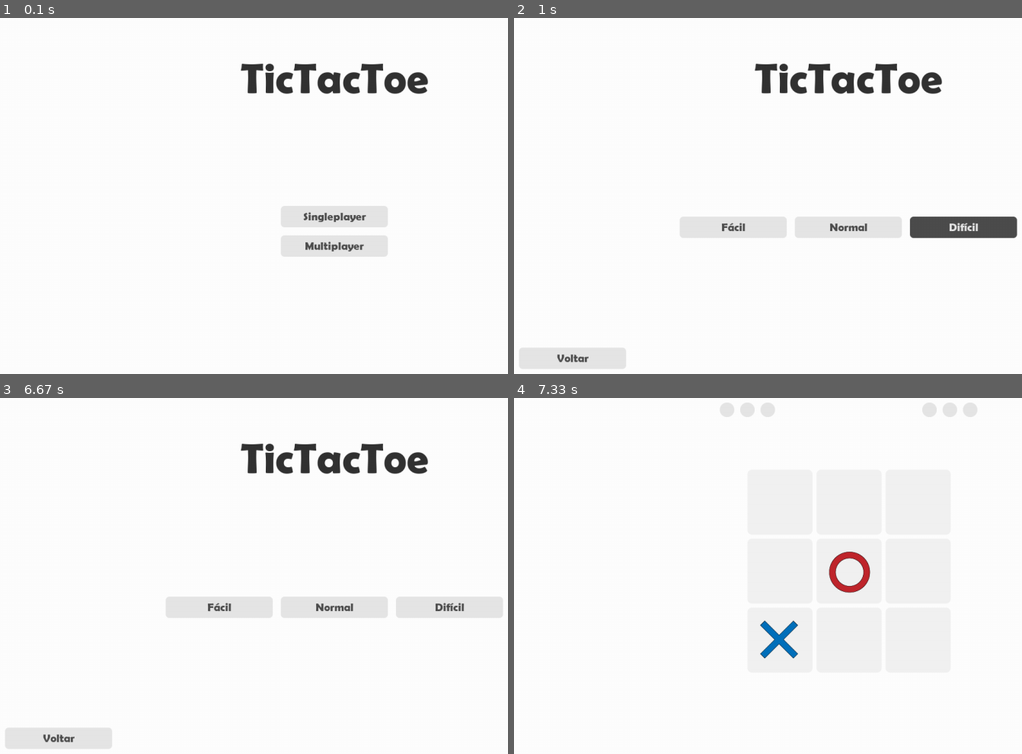
Above: before the commit, frames 1-4 (two rows, left to right).
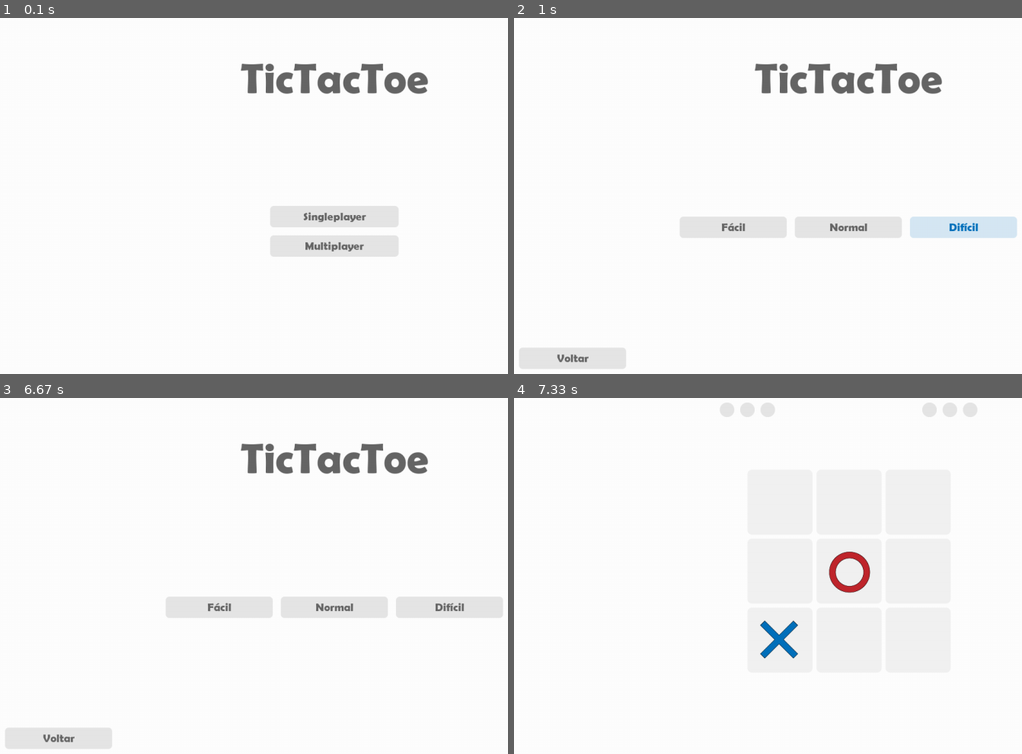
Above: after the commit, the same moments.

Repository: Cataratas/Pygames
Game: pygame game, started from TicTacToe.pyw
Two runs of this game, one before a commit and one after it. Both use one fixed random seed, a clock stepped at 60 frames per second and the inputs below.
Inputs (mouse positions are in pixels of both pictures, inside the frame that each line leads up to):
- Up to frame 1 (0.1 s): no input
- Up to frame 2 (1 s): click (823, 206) at 0.4 s; click (925, 224) at 0.73 s
- Up to frame 3 (6.67 s): click (314, 551) at 1.07 s; click (238, 490) at 1.4 s; click (264, 568) at 1.73 s; click (325, 622) at 2.07 s; press the mouse at (264, 568) at 2.37 s; move the mouse to (330, 618) at 2.47 s; release the mouse at (391, 665) at 2.6 s; click (264, 568) at 3.23 s; click (401, 568) at 3.57 s; press the mouse at (401, 501) at 3.87 s; move the mouse to (355, 511) at 3.97 s; release the mouse at (309, 519) at 4.1 s; press the mouse at (401, 501) at 4.2 s; move the mouse to (330, 508) at 4.3 s; release the mouse at (259, 515) at 4.43 s; click (335, 568) at 5.57 s; click (274, 593) at 6.4 s
- Up to frame 4 (7.33 s): press the mouse at (569, 739) at 6.7 s; move the mouse to (651, 668) at 6.8 s; release the mouse at (732, 600) at 6.93 s; click (773, 611) at 7.07 s

The runs differ from the first frame. In frame 1, 1.7% of the frame differs, in the area x 47-85%, y 12-67%; in frame 2, 2.8%, in the area x 8-100%, y 12-97%; in frame 3, 1.6%; in frame 4, nothing differs.

Commit message:
TicTacToe Improvements

Diff:
--- a/TicTacToe.pyw
+++ b/TicTacToe.pyw
@@ -9,7 +9,7 @@
 white, blue, red = (255, 255, 255), (0, 113, 188), (193, 39, 45)
 
 
-def centerprint(variable, x, y, sizeX, sizeY, color=(51, 51, 51), font=pygame.font.Font('./Fonts/berlin-sans-fb-demi-bold.ttf', 21)):
+def centerprint(variable, x, y, sizeX, sizeY, color=(102, 102, 102), font=pygame.font.Font('./Fonts/berlin-sans-fb-demi-bold.ttf', 21)):
     text = font.render(str(variable), True, color)
     rect = pygame.Rect((x, y, sizeX, sizeY))
     text_rect = text.get_rect()
@@ -17,25 +17,28 @@
     screen.blit(text, text_rect)
 
 
-class button():
+class Button:
     def __init__(self, name, color, x, y, size=(121, 121)):
         self.rect = pygame.Rect((x, y), size)
         self.name = name
         self.color = color
-
-    def show(self, mouse, bool=True, color1=(230, 230, 230), color2=(77, 77, 77), br=None):
-        if self.rect.x + self.rect.width > mouse[0] > self.rect.x and self.rect.y + self.rect.height > mouse[
-            1] > self.rect.y and bool:
-            if br == None:
+        self.c = None
+
+    def show(self, mouse, bool=True, color=(102, 102, 102), br=None, rand=False):
+        if self.rect.x + self.rect.width > mouse[0] > self.rect.x and self.rect.y + self.rect.height > mouse[1] > self.rect.y and bool:
+            if br is None and not rand:
                 draw('./Layout/{} 2.png'.format(self.color), self.rect.x, self.rect.y)
-            elif br == True:
-                draw('./Layout/{} 2Blue.png'.format(self.color), self.rect.x, self.rect.y)
-            elif br == False:
-                draw('./Layout/{} 2Red.png'.format(self.color), self.rect.x, self.rect.y)
-            centerprint(self.name, self.rect.x, self.rect.y - 1, self.rect.w, self.rect.h, color1)
+            elif rand:
+                if self.c is None: self.c = random.randint(0, 1)
+                if self.c == 1: draw('./Layout/{} Blue.png'.format(self.color), self.rect.x, self.rect.y); color = blue
+                else: draw('./Layout/{} Red.png'.format(self.color), self.rect.x, self.rect.y); color = red
+            elif br: draw('./Layout/{} 2Blue.png'.format(self.color), self.rect.x, self.rect.y)
+            elif not br: draw('./Layout/{} 2Red.png'.format(self.color), self.rect.x, self.rect.y)
+            centerprint(self.name, self.rect.x, self.rect.y - 1, self.rect.w, self.rect.h, color)
         else:
+            self.c = None
             draw('./Layout/{}.png'.format(self.color), self.rect.x, self.rect.y)
-            centerprint(self.name, self.rect.x, self.rect.y - 1, self.rect.w, self.rect.h, color2)
+            centerprint(self.name, self.rect.x, self.rect.y - 1, self.rect.w, self.rect.h, color)
 
     def click(self, event, bool=True):
         if event.type == pygame.MOUSEBUTTONUP and event.button == 1 and bool: return self.rect.collidepoint(event.pos)
@@ -46,18 +49,22 @@
 
 
 def TicTacToe(oneplayer, easy=True, normal=False, hard=False):
-    a1, a2, a3 = button(" ", "Tile", 451, 172), button(" ", "Tile", 580, 172), button(" ", "Tile", 709, 172)
-    b1, b2, b3 = button(" ", "Tile", 451, 301), button(" ", "Tile", 580, 301), button(" ", "Tile", 709, 301)
-    c1, c2, c3 = button(" ", "Tile", 451, 430), button(" ", "Tile", 580, 430), button(" ", "Tile", 709, 430)
-    board, userscore, compscore, winscore, start = [[0, 0, 0], [0, 0, 0], [0, 0, 0]], 0, 0, 3, True
-    if oneplayer:
-        active, br = "x", None
+    board = [[0 for i in range(3)] for j in range(3)]
+    Buttons = [[0 for i in range(3)] for j in range(3)]
+
+    x, y = 451, 43
+    for i in range(3):
+        x = 451; y += 129
+        for j in range(3):
+            Buttons[i][j] = Button(" ", "Tile", x, y)
+            x += 129
+
+    userscore, compscore, winscore, start, player = 0, 0, 3, True, True
+    if oneplayer: active, br = "x", None
     else:
         active = random.choice(["x", "o"])
-        if active == "x":
-            br = True
-        else:
-            br = False
+        if active == "x": br = True
+        else: br = False
 
     while True:
         mouse = pygame.mouse.get_pos()
@@ -65,24 +72,18 @@
             if event.type == pygame.QUIT: Menu()
 
             # Player
-            if a1.click(event, board[0][0] == 0): board[0][0], player = active, False
-            if a2.click(event, board[0][1] == 0): board[0][1], player = active, False
-            if a3.click(event, board[0][2] == 0): board[0][2], player = active, False
-            if b1.click(event, board[1][0] == 0): board[1][0], player = active, False
-            if b2.click(event, board[1][1] == 0): board[1][1], player = active, False
-            if b3.click(event, board[1][2] == 0): board[1][2], player = active, False
-            if c1.click(event, board[2][0] == 0): board[2][0], player = active, False
-            if c2.click(event, board[2][1] == 0): board[2][1], player = active, False
-            if c3.click(event, board[2][2] == 0): board[2][2], player = active, False
-            if not (player or oneplayer):
+            for i in range(3):
+                for j in range(3):
+                    if Buttons[i][j].click(event, board[i][j] == 0): board[i][j], player = active, False
+
+            if not player and not oneplayer:
                 if active == "x": active, player = "o", True
                 else: active, player = "x", True
 
         if start:
             pygame.time.delay(250)
-            board = [[0, 0, 0], [0, 0, 0], [0, 0, 0]]
-            if oneplayer:
-                player, start = True, False
+            board = [[0 for i in range(3)] for j in range(3)]
+            if oneplayer: player, start = True, False
             else:
                 active, player, start = random.choice(["x", "o"]), True, False
                 if active == "x": br = True
@@ -92,35 +93,26 @@
             if active == "x": br = True
             else: br = False
 
-        # Player Victory
+        # Victory / Draw
         if board[0][0] == board[0][1] == board[0][2] == "x" or board[1][0] == board[1][1] == board[1][2] == "x" or \
                 board[2][0] == board[2][1] == board[2][2] == "x" or board[0][0] == board[1][0] == board[2][0] == "x" or \
                 board[0][1] == board[1][1] == board[2][1] == "x" or board[0][2] == board[1][2] == board[2][2] == "x" or \
                 board[0][0] == board[1][1] == board[2][2] == "x" or board[0][2] == board[1][1] == board[2][0] == "x":
-            userscore += 1
-            start = True
-
-        # Computer Victory
+            userscore += 1; start = True
         elif board[0][0] == board[0][1] == board[0][2] == "o" or board[1][0] == board[1][1] == board[1][2] == "o" or \
                 board[2][0] == board[2][1] == board[2][2] == "o" or board[0][0] == board[1][0] == board[2][0] == "o" or \
                 board[0][1] == board[1][1] == board[2][1] == "o" or board[0][2] == board[1][2] == board[2][2] == "o" or \
                 board[0][0] == board[1][1] == board[2][2] == "o" or board[0][2] == board[1][1] == board[2][0] == "o":
-            compscore += 1
-            start = True
-
-        # Draw
+            compscore += 1; start = True
         elif board[0][0] != 0 and board[0][1] != 0 and board[0][2] != 0 and board[1][0] != 0 and board[1][1] != 0 and \
                 board[1][2] != 0 and board[2][0] != 0 and board[2][1] != 0 and board[2][2] != 0:
             start = True
 
-        # Player Victory
         if userscore == winscore: return True
-
-        # Computer Victory
         elif compscore == winscore: return False
 
         while not player and not start and oneplayer:  # Computer turn
-            if not player and normal:  # Normal module
+            if normal and not player:  # Normal module
                 for t in ["o", "x"]:
                     for i in range(3):
                         x, y, dr1, dr2, dl1, dl2 = 2, 2, 0, 2, 0, 2
@@ -145,47 +137,45 @@
                                 board[1][1], player = "o", True
                             if board[0][2] == t and board[2][0] == t and board[1][1] == 0 and not player:  # Check X-0-X (diagonal - left to right)
                                 board[1][1], player = "o", True
-                if hard:  # Hard module
-                    if board[1][0] == "x" and board[0][2] == "x" and board[0][0] == 0 and not player:
+                if hard and not player:  # Hard module
+                    if board[1][0] == "x" and board[0][2] == "x" and board[0][0] == 0:
                         board[0][0], player = "o", True
-                    if board[1][2] == "x" and board[0][0] == "x" and board[0][2] == 0 and not player:
+                    elif board[1][2] == "x" and board[0][0] == "x" and board[0][2] == 0:
                         board[0][2], player = "o", True
-                    if board[1][0] == "x" and board[2][2] == "x" and board[2][0] == 0 and not player:
+                    elif board[1][0] == "x" and board[2][2] == "x" and board[2][0] == 0:
                         board[2][0], player = "o", True
-                    if board[1][2] == "x" and board[2][0] == "x" and board[2][2] == 0 and not player:
+                    elif board[1][2] == "x" and board[2][0] == "x" and board[2][2] == 0:
                         board[2][2], player = "o", True
-                    if (board[0][0] == "x" or board[0][2] == "x" or board[2][0] == "x" or board[2][2] == "x") and board[1][1] == 0 and not player:  # Check Edges
+                    elif (board[0][0] == "x" or board[0][2] == "x" or board[2][0] == "x" or board[2][2] == "x") and board[1][1] == 0:  # Check Edges
                         board[1][1], player = "o", True
-                    if board[0][1] == "x" and board[2][1] == 0 and not player:
+                    elif board[0][1] == "x" and board[2][1] == 0:
                         board[2][1], player = "o", True
-                    if board[1][0] == "x" and board[1][2] == 0 and not player:
+                    elif board[1][0] == "x" and board[1][2] == 0:
                         board[1][2], player = "o", True
-                    if board[1][2] == "x" and board[1][0] == 0 and not player:
+                    elif board[1][2] == "x" and board[1][0] == 0:
                         board[1][0], player = "o", True
-                    if board[2][1] == "x" and board[0][1] == 0 and not player:
+                    elif board[2][1] == "x" and board[0][1] == 0:
                         board[0][1], player = "o", True
-                    if board[1][1] == "x" and board[0][2] == 0 and not player:  # Check Middle
+                    elif board[1][1] == "x" and board[0][2] == 0:  # Check Middle
                         board[0][2], player = "o", True
-                    if board[1][1] == "x" and board[2][0] == "x" and board[2][2] == 0 and not player:
+                    elif board[1][1] == "x" and board[2][0] == "x" and board[2][2] == 0:
                         board[2][2], player = "o", True
-            if not player and easy:  # Easy module
+            if easy and not player:  # Easy module
                 i = random.randint(0, 2)
                 j = random.randint(0, 2)
                 if board[i][j] == 0: board[i][j], player = "o", True
 
         screen.fill(white)
 
-        for i in range(3):  # winscore = 3
-            draw("./Layout/BlackCircle.png", 400 + 38 * i, 47)
-            draw("./Layout/BlackCircle.png", 778 + 38 * i, 47)
-        for i in range(userscore):
-            draw("./Layout/BlueCircle.png", 400 + 38 * i, 47)
-        for i in range(compscore):
-            draw("./Layout/RedCircle.png", 778 + 38 * i, 47)
-
-        a1.show(mouse, board[0][0] == 0, br=br), a2.show(mouse, board[0][1] == 0, br=br), a3.show(mouse, board[0][2] == 0, br=br)
-        b1.show(mouse, board[1][0] == 0, br=br), b2.show(mouse, board[1][1] == 0, br=br), b3.show(mouse, board[1][2] == 0, br=br)
-        c1.show(mouse, board[2][0] == 0, br=br), c2.show(mouse, board[2][1] == 0, br=br), c3.show(mouse, board[2][2] == 0, br=br)
+        for i in range(3):
+            draw("./Layout/BlackCircle.png", 400 + 38*i, 47)
+            draw("./Layout/BlackCircle.png", 778 + 38*i, 47)
+        for i in range(userscore): draw("./Layout/BlueCircle.png", 400 + 38*i, 47)
+        for i in range(compscore): draw("./Layout/RedCircle.png", 778 + 38*i, 47)
+
+        for i in range(3):
+            for j in range(3):
+                Buttons[i][j].show(mouse, board[i][j] == 0, br=br)
 
         # Display Symbols
         x, y = 475, 197
@@ -194,19 +184,18 @@
                 if board[i][j] == "x": draw("./Layout/X.png", x, y)
                 elif board[i][j] == "o": draw("./Layout/O.png", x, y)
                 x += 129
-            x = 475
-            y += 129
+            x = 475; y += 129
 
         pygame.display.update(), clock.tick(25)
 
 
 def Menu(mode=True):
-    OnePlayer = button("Singleplayer", "Gray", 540, 390, (200, 40))
-    TwoPlayer = button("Multiplayer", "Gray", 540, 445, (200, 40))
-    Easy = button("Fácil", "Gray", 325, 410, (200, 40))
-    Medium = button("Normal", "Gray", 540, 410, (200, 40))
-    Hard = button("Difícil", "Gray", 755, 410, (200, 40))
-    Return = button("Voltar", "Gray", 25, 655, (200, 40))
+    OnePlayer = Button("Singleplayer", "Long Gray", 520, 390, (240, 40))
+    TwoPlayer = Button("Multiplayer", "Long Gray", 520, 445, (240, 40))
+    Easy = Button("Fácil", "Gray", 325, 410, (200, 40))
+    Medium = Button("Normal", "Gray", 540, 410, (200, 40))
+    Hard = Button("Difícil", "Gray", 755, 410, (200, 40))
+    Return = Button("Voltar", "Gray", 25, 655, (200, 40))
 
     while True:
         mouse = pygame.mouse.get_pos()
@@ -215,10 +204,10 @@
         for event in events:
             if event.type == pygame.QUIT: quit()
 
-            if mode is True:
+            if mode:
                 if OnePlayer.click(event): mode = False; break
                 if TwoPlayer.click(event): TicTacToe(False)
-            if mode is False:
+            if not mode:
                 if Easy.click(event): TicTacToe(True)
                 if Medium.click(event): TicTacToe(True, True, True)
                 if Hard.click(event): TicTacToe(True, True, True, True)
@@ -228,10 +217,10 @@
 
         centerprint("TicTacToe", 340, 100, 600, 100, font=font81)
 
-        if mode is True: OnePlayer.show(mouse), TwoPlayer.show(mouse)
-        if mode is False: Easy.show(mouse), Medium.show(mouse), Hard.show(mouse), Return.show(mouse)
-
-        pygame.display.update(), clock.tick(30)
+        if mode: OnePlayer.show(mouse, rand=True), TwoPlayer.show(mouse, rand=True)
+        if not mode: Easy.show(mouse, rand=True), Medium.show(mouse, rand=True), Hard.show(mouse, rand=True), Return.show(mouse, rand=True)
+
+        pygame.display.update(), clock.tick(25)
 
 
 if __name__ == "__main__": Menu()
Binary file added: Layout/Gray Blue.png
Binary file added: Layout/Gray Red.png
Binary file added: Layout/Long Gray Blue.png
Binary file added: Layout/Long Gray Red.png
Binary file added: Layout/Long Gray.png
Binary file changed: Layout/Tile 2Red.png
